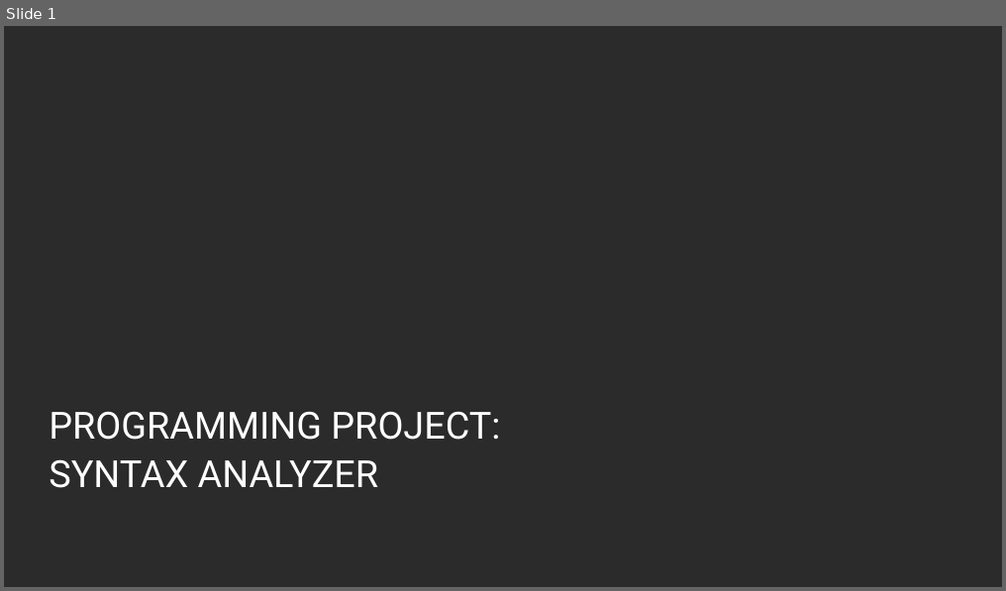
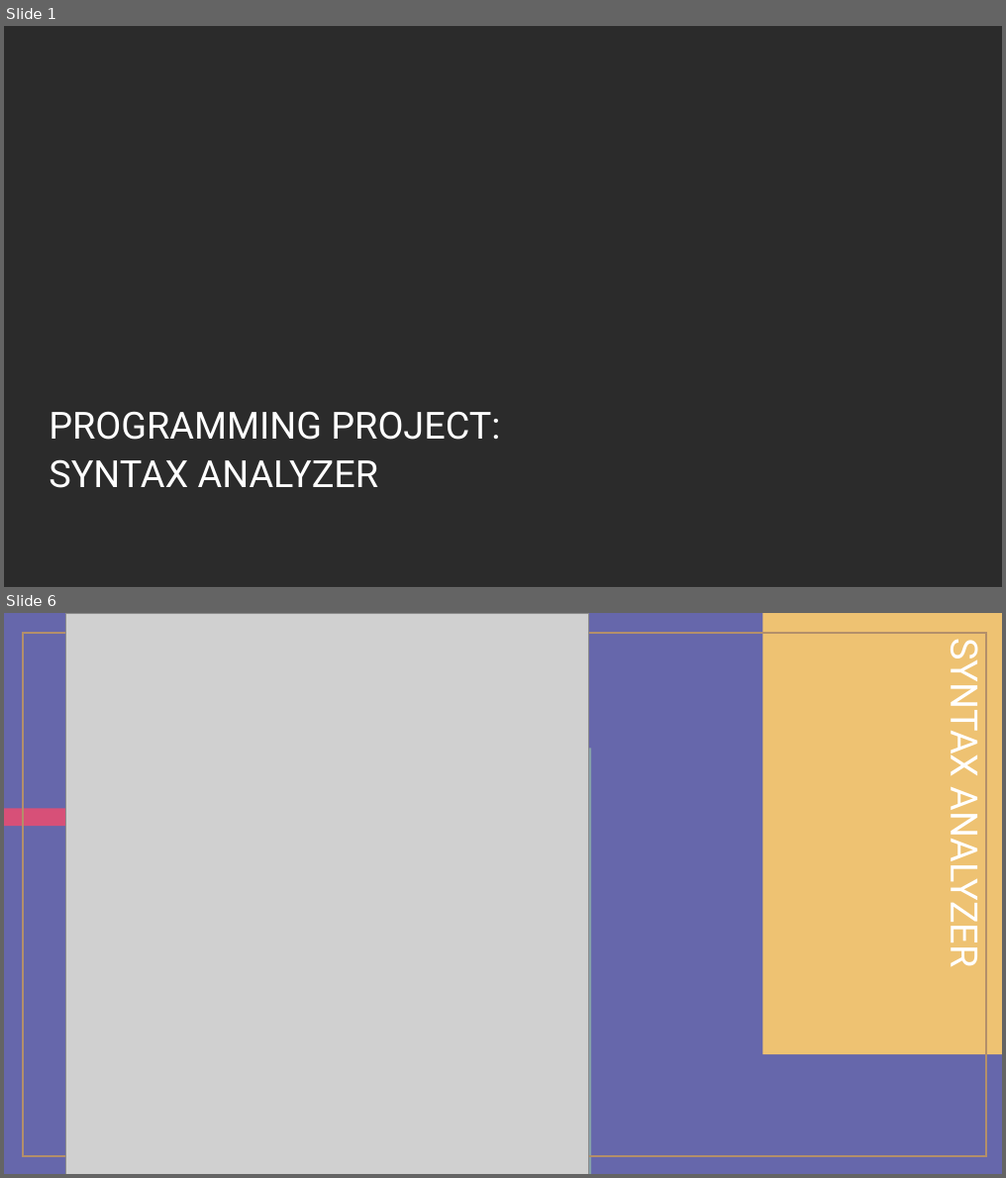
Before and after one commit to cristoph143/Programming-Languages, a slide deck: Programming Project.pptx. Shown one above the other, each under a label of ours: slide 1 before the commit, slides 1 and 6 after it; the slides between them are not shown. The pictures are 1006x591 and 1006x1178 pixels, drawn with LibreOffice and Linux fonts; fonts in the diff are those of the drawing; grey boxes stand for pictures; background and template pictures are left out; a plain dark background stands for a picture behind light text. Boxes give left, top, right and bottom in pixels: in the first picture for what was removed or moved away, otherwise in the second. Text is boxed around its words. In the diff, an @@ line names an element or a change of style, - is before the commit and + after.

Commit message:
syntax_finals

```diff
--- a/Programming Project.pptx
+++ b/Programming Project.pptx
@@ slide 6 added at box(4, 613, 1002, 1174), background #6667AB @@
@@ rectangle added at box(23, 633, 987, 1157), outline #B38F6A 2 pt @@
@@ picture added at box(66, 613, 588, 1174) @@
@@ rectangle added at box(763, 613, 1002, 1055), fill #EEC272 @@
@@ title added at box(941, 653, 990, 962), 36 pt, text #FFFFFF @@
+SYNTAX ANALYZER
@@ rectangle added at box(553, 749, 591, 1174), fill #85A0A9 @@
@@ rectangle added at box(4, 808, 450, 827), fill #D75078 @@
```
Also in this commit, not shown: 1 slide changed, 17 other slides added, 2 slides removed, 1 other file.
